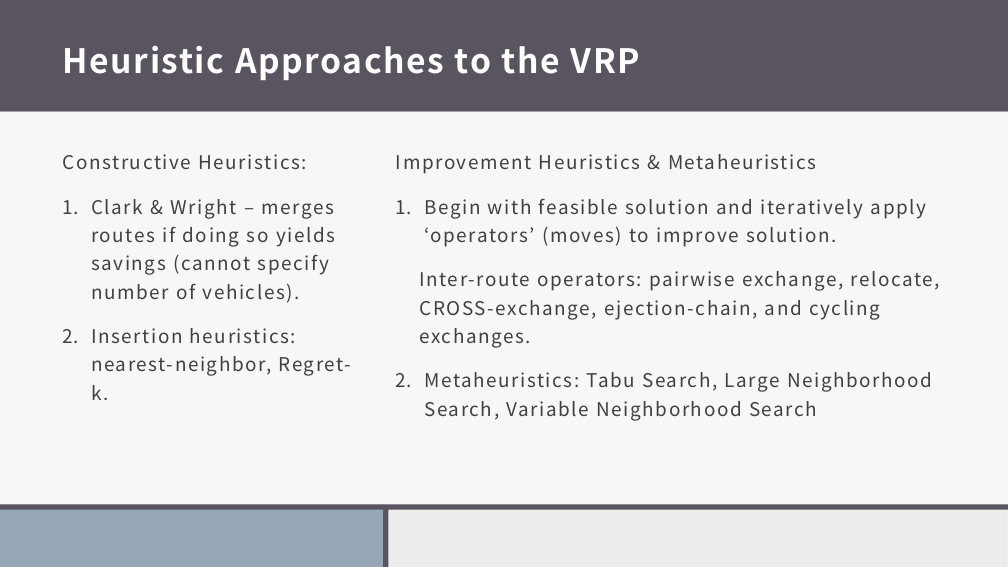
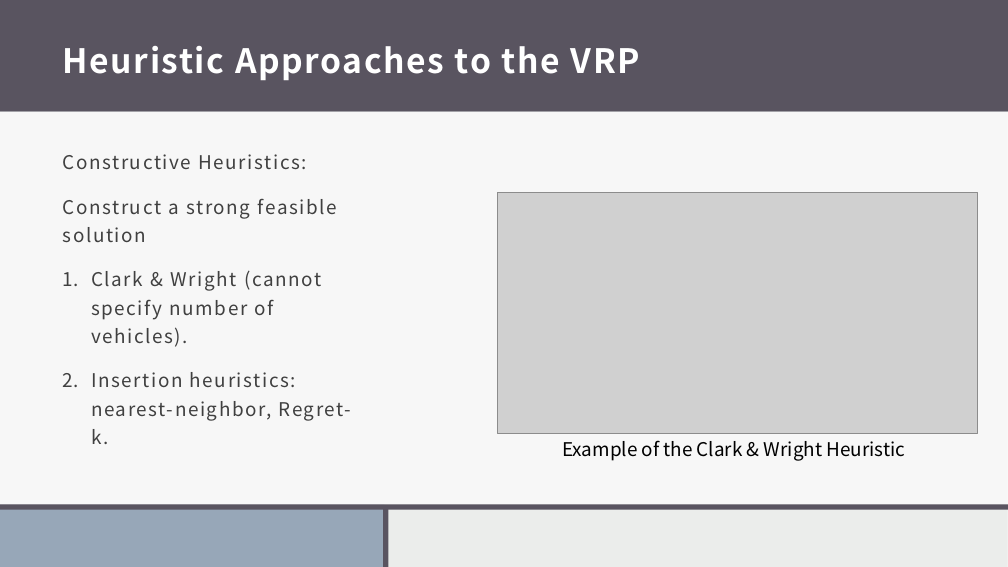
Before and after one commit to sfeldmanMIG25/Feldman-Investigating_Tour_Length_Estimators_to_Solve_Vehicle_Routing_Problem, a slide deck: slide 10 of Documents/Feldman_VRP_Thesis_Presentation.pptx (slide 8 before the commit). Drawn at 1008x567 pixels with LibreOffice and Linux fonts; fonts in the diff are those of the drawing; grey boxes stand for pictures. Boxes give left, top, right and bottom in pixels: in the first picture for what was removed or moved away, otherwise in the second. Text is boxed around its words. In the diff, an @@ line names an element or a change of style, - is before the commit and + after.

Commit message:
Documentation Update
Thesis presentation
Thesis text
Other forms.

```diff
--- a/Documents/Feldman_VRP_Thesis_Presentation.pptx
+++ b/Documents/Feldman_VRP_Thesis_Presentation.pptx
@@ text removed at (396, 154, 940, 421) @@
-Improvement Heuristics & Metaheuristics
-1. Begin with feasible solution and iteratively apply ‘operators’ (moves) to improve solution.
-  Inter-route operators: pairwise exchange, relocate, CROSS-exchange, ejection-chain, and cycling exchanges.
-2. Metaheuristics: Tabu Search, Large Neighborhood Search, Variable Neighborhood Search
@@ text at (63, 199, 337, 347): text changed @@
-1. Clark & Wright – merges routes if doing so yields savings (cannot specify number of vehicles).
+Construct a strong feasible solution
+1. Clark & Wright (cannot specify number of vehicles).
@@ picture added at (498, 193, 979, 434) @@
@@ text added at (562, 440, 906, 461), 18 pt, text #000000 @@
+Example of the Clark & Wright Heuristic
```
Also in this commit, not shown: 8 other slides changed, 16 slides added, 8 slides removed, 3 other files.
